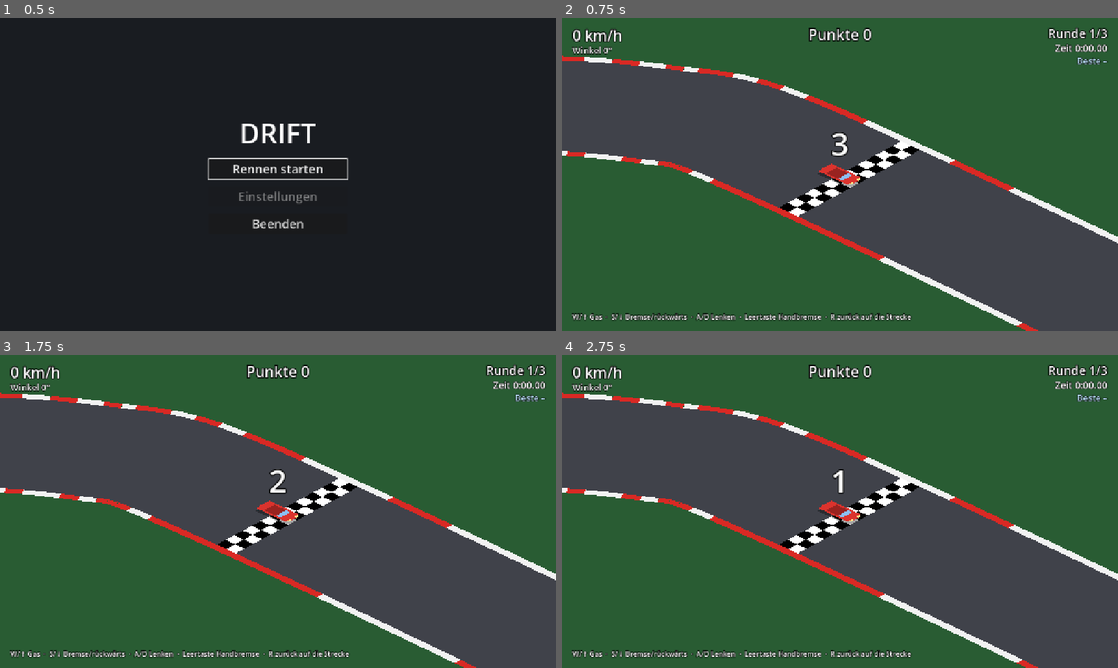
Above: before the commit, frames 1-4 (two rows, left to right).
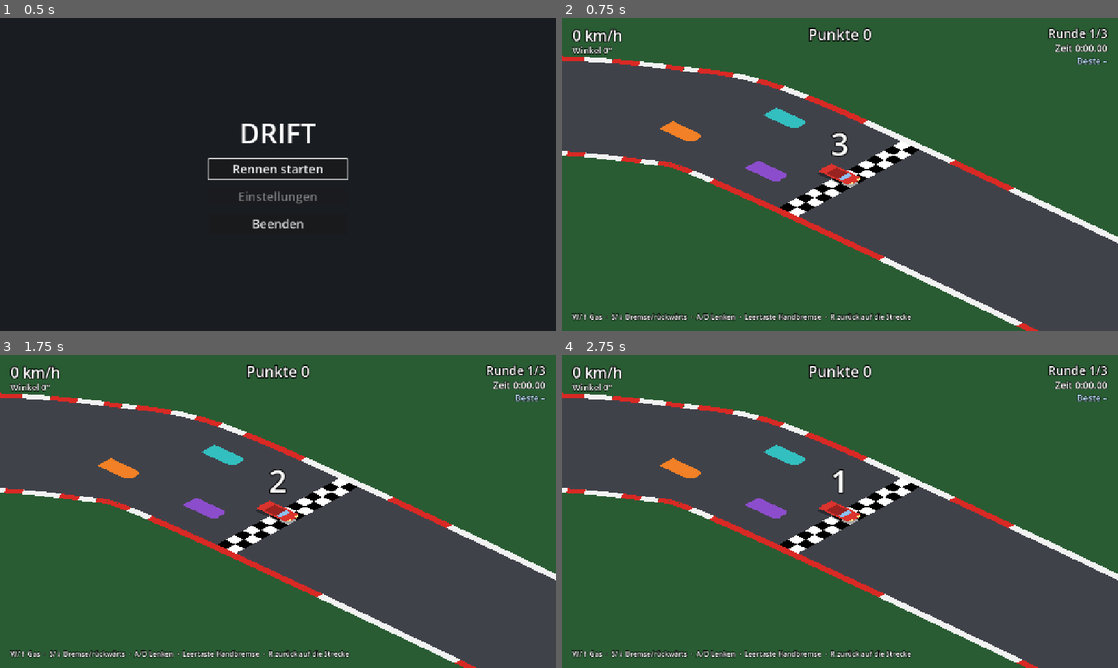
Above: after the commit, the same moments.

Repository: Mayo73/agenthub-backup
Game: Godot game, scene res://scenes/main_menu.tscn
The game is run twice, just before and just after one commit, with the same random seed, the same clock (stepped at 60 frames per second) and the same inputs.
Inputs:
- Up to frame 1 (0.5 s): no input
- Up to frame 2 (0.75 s): click "Rennen starten" at 0.5 s
- Up to frame 3 (1.75 s): tap Enter (neustart) at 1.25, 1.35 s; hold D (rechts) from 1.28 s (still down)
- Up to frame 4 (2.75 s): tap Enter (neustart) at 2, 2.3 s; release D (rechts) at 2.03 s; hold Down from 2.03 s (still down); tap S (bremse) at 2.1 s

Frame 1 is identical in both runs. In frame 2, 0.7% of the frame differs, in the area x 17-44%, y 28-53%; in frame 3, 0.7%; in frame 4, 0.7%.

Commit message:
T-0042: Drei KI-Gegner in der Rennszene
Erstellt vom lokalen Agent (Modell qwen3.5:35b-a3b, Versuch 2 von 5).

Diff:
--- a/scripts/main.gd
+++ b/scripts/main.gd
@@ -22,8 +22,14 @@
 var ghost_best: GhostLap = null
 var ghost_recording := GhostLap.new()
 
+## KI-Gegner: Farben und Tempo-Faktoren, ein Eintrag je Auto.
+const AI_COLORS := [Color(0.55, 0.3, 0.8), Color(0.2, 0.75, 0.75), Color(0.95, 0.5, 0.15)]
+const AI_SKILLS := [0.84, 0.88, 0.92]
+
 var highscore_path := HighscoreTable.DEFAULT_PATH
 var last_record := {}
+
+var ai_cars: Array[Node2D] = []
 
 
 func _ready() -> void:
@@ -55,10 +61,22 @@
 	hud.again_pressed.connect(restart)
 	hud.menu_pressed.connect(go_to_menu)
 
+	for i in AI_COLORS.size():
+		var ai: Node2D = preload("res://scripts/ai_car.gd").new()
+		ai.name = "Ai%d" % (i + 1)
+		ai.color = AI_COLORS[i]
+		ai.driver.skill = AI_SKILLS[i]
+		ai.track = track.path
+		world.add_child(ai)
+		ai_cars.append(ai)
+	place_ai_cars()
+
 
 func _physics_process(delta: float) -> void:
 	race.update(delta)
 	car.input_enabled = race.can_drive()
+	for ai in ai_cars:
+		ai.driving_enabled = race.can_drive()
 	camera.position = Iso.to_screen(car.physics.position + car.physics.velocity * LOOK_AHEAD)
 	hud.show_car(car.physics)
 
@@ -103,6 +121,18 @@
 	car.input_enabled = race.can_drive()
 	ghost_recording = GhostLap.new()
 	last_record = {}
+	place_ai_cars()
+
+
+## Startaufstellung: KI-Autos versetzt hinter dem Spieler.
+func place_ai_cars() -> void:
+	var start: Vector2 = track.path.start_position()
+	var heading: float = track.path.start_heading()
+	var forward := Vector2.from_angle(heading)
+	var right := Vector2.from_angle(heading + PI / 2.0)
+	for i in ai_cars.size():
+		var side := 70.0 if i % 2 == 0 else -70.0
+		ai_cars[i].place_at(start - forward * 90.0 * (i + 1) + right * side, heading)
 
 
 func go_to_menu() -> void:
--- a/tests/test_main_wiring.gd
+++ b/tests/test_main_wiring.gd
@@ -155,3 +155,22 @@
 	main.car.apply_car("gibtsnicht")
 	check(main.car.car_id == "allround",
 		"main.car.car_id bleibt 'allround' bei unbekannter ID")
+
+
+func test_ki_gegner() -> void:
+	check(main.ai_cars.size() == 3, "ai_cars.size() ist 3")
+	check(main.get_node("World/Ai1") != null, "World/Ai1 existiert")
+
+	for ai in main.ai_cars:
+		check(ai.track == main.track.path, "ai.track == main.track.path")
+		check(not ai.driving_enabled, "ai.driving_enabled ist falsch zu Beginn")
+		check(ai.physics.position.distance_to(main.car.physics.position) > 50.0,
+			"Abstand zwischen AI und Spieler > 50.0")
+
+	check(main.ai_cars[0].physics.position.distance_to(main.ai_cars[1].physics.position) > 50.0,
+		"Abstand zwischen Ai1 und Ai2 > 50.0")
+
+	main.ai_cars[0].place_at(Vector2(5000, 5000), 0.0)
+	main.restart()
+	check(main.ai_cars[0].physics.position.distance_to(main.track.path.start_position()) < 200.0,
+		"AI ist nach restart() wieder am Start")
